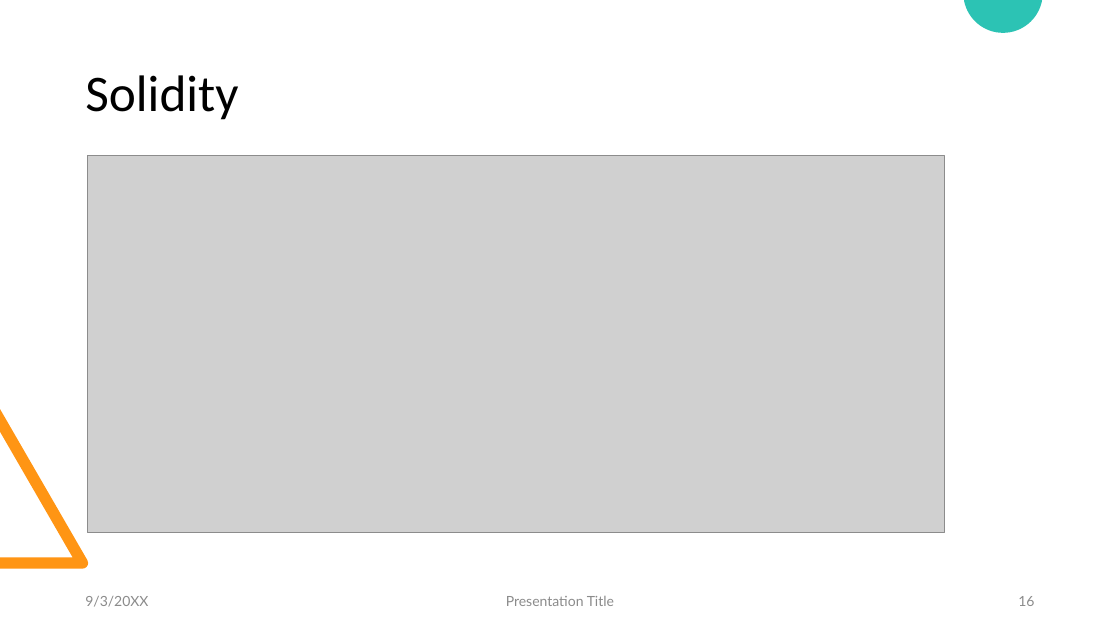
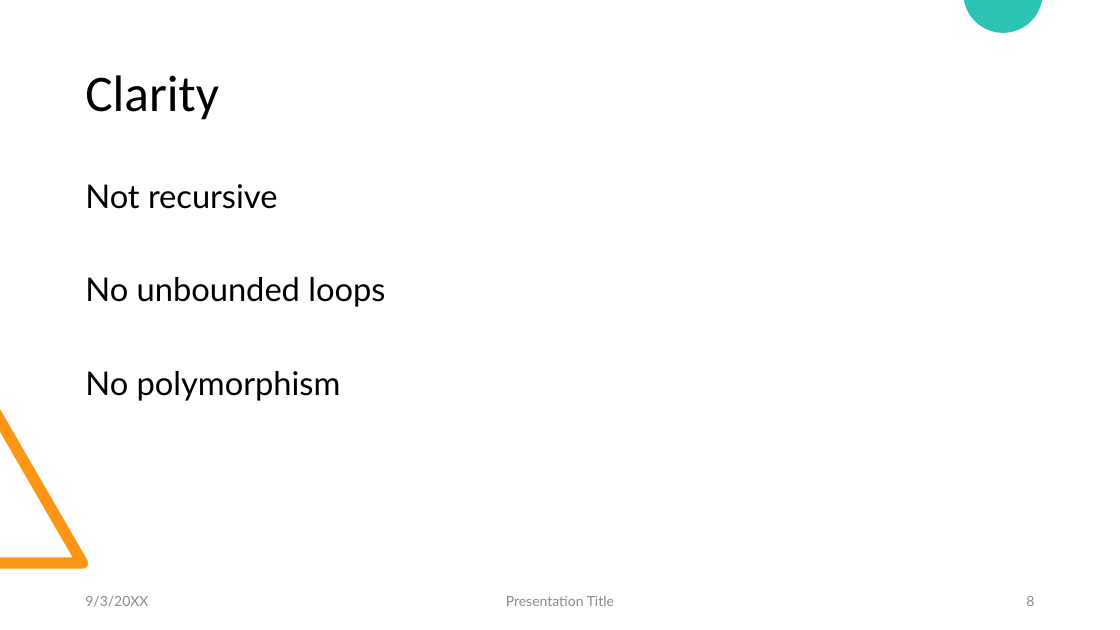
Before and after one commit to wonder-phil/ClarityWorkshopMain, a slide deck: slide 8 of Proof-of-transfer.pptx (slide 16 before the commit). Drawn at 1120x630 pixels with LibreOffice and Linux fonts; fonts in the diff are those of the drawing; grey boxes stand for pictures. Boxes give left, top, right and bottom in pixels: in the first picture for what was removed or moved away, otherwise in the second. Text is boxed around its words. In the diff, an @@ line names an element or a change of style, - is before the commit and + after.

```diff
--- a/Proof-of-transfer.pptx
+++ b/Proof-of-transfer.pptx
@@ title at [85, 75, 219, 120]: text changed @@
-Solidity
+Clarity
@@ picture removed at [87, 155, 944, 534] @@
@@ text added at [85, 184, 385, 401], 28 pt, text #000000 @@
+Not recursive
+No unbounded loops
+No polymorphism
@@ page number at [1026, 596, 1034, 606]: text changed @@
-16
+8
```
Also in this commit, not shown: 1 other slide changed, 2 slides added, 2 other files.
